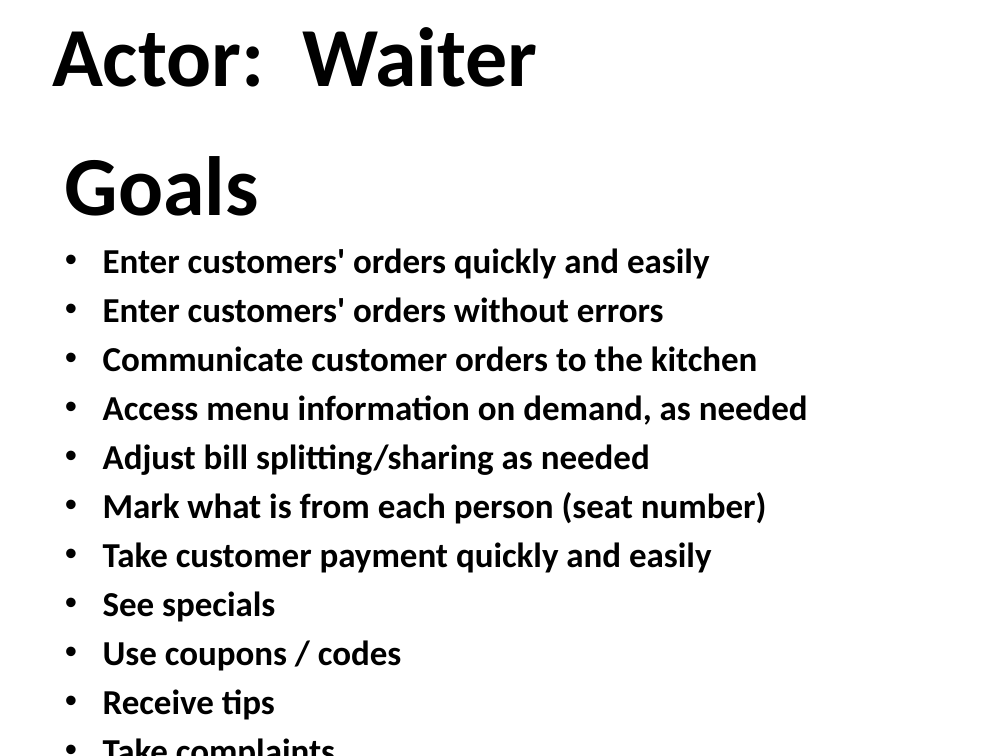
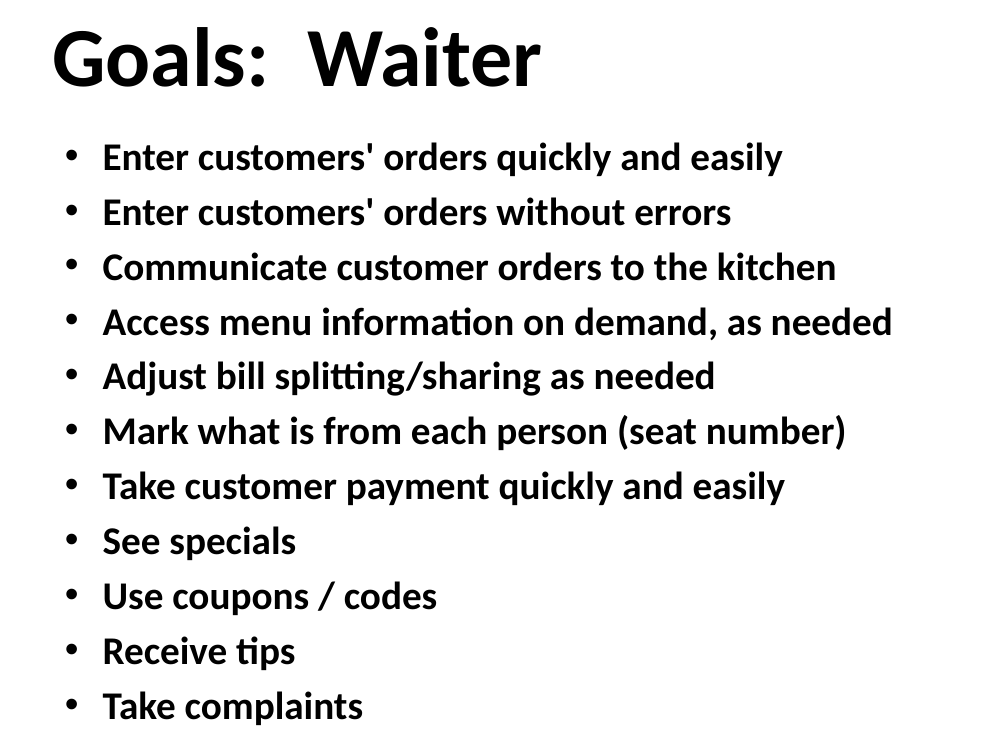
Before and after one commit to osmihi/Capstone, a slide deck: slide 7 of Project Documents/Group3_Presentation1_Capstone.pptx. Drawn at 1008x756 pixels with LibreOffice and Linux fonts; fonts in the diff are those of the drawing; background and template pictures are left out. Boxes give left, top, right and bottom in pixels: in the first picture for what was removed or moved away, otherwise in the second. Text is boxed around its words. In the diff, an @@ line names an element or a change of style, - is before the commit and + after.

```diff
--- a/Project Documents/Group3_Presentation1_Capstone.pptx
+++ b/Project Documents/Group3_Presentation1_Capstone.pptx
@@ title at [52, 27, 542, 87]: text changed @@
-Actor: Waiter
+Goals: Waiter
@@ text "Enter customers' orders quickly and ..." at [103, 142, 893, 670]: size 25 to 28 pt @@
@@ text at [65, 156, 259, 216]: paragraph removed @@
-Goals
```
Also in this commit, not shown: 12 other slides changed, 4 slides added, 8 slides removed.
